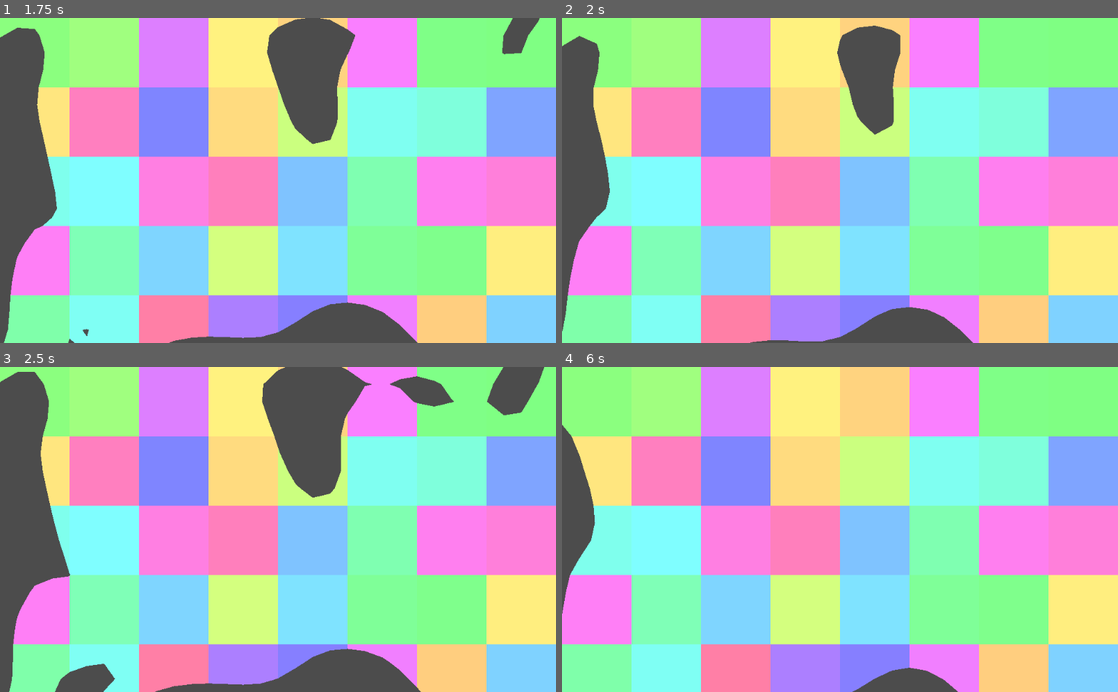
Above: before the commit, frames 1-4 (two rows, left to right).
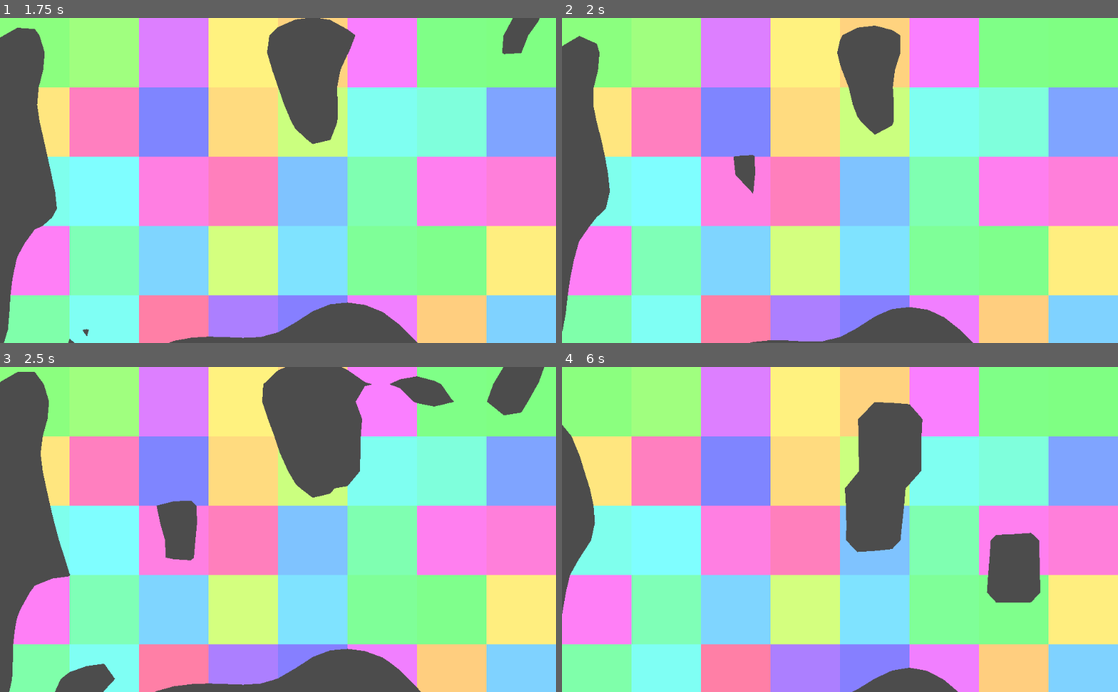
Above: after the commit, the same moments.

Repository: neutrongreen/Splosion
Game: Godot game, scene res://entitys/voxels/VoxelMap.tscn
The game is run twice, just before and just after one commit, with the same random seed, the same clock (stepped at 60 frames per second) and the same inputs. The engine's default icon, where the game draws it, is replaced by a stand-in: a white triangle on a blue panel in a dark square.
Inputs (mouse positions are in pixels of both pictures, inside the frame that each line leads up to):
- Up to frame 1 (1.75 s): tap Enter (ui_accept) at 0.5, 1.35, 1.52 s; move the mouse to (400, 164) at 0.52 s; hold Up (ui_up) 0.53-1.28 s; hold Enter (ui_accept) 0.53-1.28 s; move the mouse to (166, 196) at 1.27 s; hold Down (ui_down) from 1.28 s (still down)
- Up to frame 2 (2 s): keep holding Down (ui_down); tap Enter (ui_accept) at 1.82 s
- Up to frame 3 (2.5 s): move the mouse to (333, 458) at 2.02 s; release Down (ui_down) at 2.03 s; hold Up (ui_up) from 2.03 s (still down); hold Enter (ui_accept) from 2.03 s (still down)
- Up to frame 4 (6 s): move the mouse to (812, 594) at 2.77 s; release Enter (ui_accept) at 2.78 s; tap Enter (ui_accept) at 2.85, 3.02, 3.32, 4.35, 4.52, 4.82, 5.85 s; move the mouse to (1006, 578) at 3.52 s; release Up (ui_up) at 3.53 s; hold Enter (ui_accept) 3.53-4.28 s; hold Down (ui_down) 3.53-5.78 s; move the mouse to (673, 480) at 4.27 s; move the mouse to (867, 529) at 5.02 s; hold Enter (ui_accept) 5.03-5.78 s; move the mouse to (756, 448) at 5.77 s; hold Up (ui_up) from 5.78 s (still down)

Frame 1 is identical in both runs. In frame 2, 0.3% of the frame differs, in the area x 30-35%, y 42-55%; in frame 3, 1.9%; in frame 4, 6.7%, in the area x 50-87%, y 10-73%.

Commit message:
clenup and add terrain modifications unopitmizeds

Diff:
--- a/entitys/voxels/VoxelMap.gd
+++ b/entitys/voxels/VoxelMap.gd
@@ -4,6 +4,7 @@
 # Declare member variables here. Examples:
 # var a = 2
 # var b = "text"
+#http://jamie-wong.com/2014/08/19/metaballs-and-marching-squares/
 
 var noise = OpenSimplexNoise.new()
 
@@ -30,133 +31,24 @@
 	0,
 	1
 ]
-
-
-
-var colours = PoolColorArray([Color(255,255,255)])
-#http://jamie-wong.com/2014/08/19/metaballs-and-marching-squares/
-func interpolateVertsY(var v1, var v2, var vect1, var vect2):
-	vect1.y = vect1.y + ((SURFACE_LEVEL-v1)/(v2-v1))*(vect2.y - vect1.y)
-	vect1.y = clamp(vect1.y, 0, 1)
-	return vect1.y
-func interpolateVertsX(var v1, var v2, var vect1, var vect2):
-	vect1.x = vect1.x + ((SURFACE_LEVEL-v1)/(v2-v1))*(vect2.x - vect1.x)
-	vect1.x = clamp(vect1.x, 0, 1)
-	return vect1.x
-
-
-
 # Declare member variables here. Examples:
 # var a = 2
 # var b = "text"
 # Called when the node enters the scene tree for the first time.
 #flip axis commands
-func flip_x_axis(var vector):
-	if vector.x == 1:
-		vector.x = 0
-	elif vector.x == 0:
-		vector.x = 1
-	return vector
-
-func flip_y_axis(var vector):
-	if vector.y == 1:
-		vector.y = 0
-	elif vector.y == 0:
-		vector.y = 1
-	return vector
-
 #https://www.reddit.com/r/godot/comments/9qmjfj/remove_all_children/
 static func delete_children(node):
 	for n in node.get_children():
 		node.remove_child(n)
 		n.queue_free()
 
-#func get_shape(var VOXEL_DATA, var mappos):
-#	#set shape to voxel data shape
-#	var shape = SHAPE_LIST.SHAPES[VOXEL_DATA.SHAPE_ID]
-#	#for i in range of shape size
-#	for i in range(shape.size()):
-#		var tempvector = shape[i]
-#		#flip x axis
-#		if VOXEL_DATA.FLIP_X:
-#			tempvector = flip_x_axis(tempvector)
-#
-#		#flip y axis
-#		if VOXEL_DATA.FLIP_Y:
-#			tempvector = flip_y_axis(tempvector)
-#
-#		#apply interpolation if vertex is = edge
-#		for edge in VOXEL_DATA.INTERPOLATED_EDGES:
-#			if edge.x == i:
-#				var b = edges[edge.y][1]
-#				var d = edges[edge.y][0]
-#				if edgesaxis[edge.y] == 0:
-#					tempvector.x = interpolateVertsX(map[d.x + mappos.x][d.y + mappos.y],
-#					map[b.x + mappos.x][b.y + mappos.y], d, b)
-#				else:
-#					tempvector.y = interpolateVertsY(map[d.x + mappos.x][d.y + mappos.y],
-#					map[b.x + mappos.x][b.y + mappos.y], d, b)
-#				break
-#		tempvector += mappos
-#		tempvector *= TILE_SIZE
-#		#scale shape to needed size
-#		#if it is get scalar and mutiplay
-#		#set point to shape
-#		shape.set(i, tempvector)
-#	return shape
-
-#func generate_map():
-#	map = []
-#	polygons = []
-#	for x in range(MAP_SIZE.x):
-#		map.append([])
-#		for y in range(MAP_SIZE.y):
-#			map[x].append(noise.get_noise_2d(x, y) + 1)
-#	#polyonise
-#	for x in range(MAP_SIZE.x - 1):
-#		polygons.append([])
-#		for y in range(MAP_SIZE.y - 1):
-#			var polygon = null
-#			var voxid = 0
-#			#get location value
-#			if map[x][y] > SURFACE_LEVEL:
-#				voxid |= bitwise[0]
-#			if map[x+1][y] > SURFACE_LEVEL:
-#				voxid |= bitwise[1]
-#			if map[x][y+1] > SURFACE_LEVEL:
-#				voxid |= bitwise[2]
-#			if map[x+1][y+1] > SURFACE_LEVEL:
-#				voxid |= bitwise[3]
-#
-#			for i in VOXEL_TABLE:
-#				if i.points == voxid:
-#					polygon = get_shape(i, Vector2(x,y))
-#
-#			polygons[x].append(polygon)
-
-#	pass # Replace with function body.
-#
-#func generate_voxel(mappos):
-#	var polygon = null
-#	var voxid = 0
-#	#get location value
-#	if map[mappos.x][mappos.y] > SURFACE_LEVEL:
-#		voxid |= bitwise[0]
-#	if map[mappos.x+1][mappos.y] > SURFACE_LEVEL:
-#		voxid |= bitwise[1]
-#	if map[mappos.x][mappos.y+1] > SURFACE_LEVEL:
-#		voxid |= bitwise[2]
-#	if map[mappos.x+1][mappos.y+1] > SURFACE_LEVEL:
-#		voxid |= bitwise[3]
-#	for i in VOXEL_TABLE:
-#		if i.points == voxid:
-#			return get_shape(i, Vector2(mappos.x,mappos.y))
-func generate_map():
-	map = []
-	for x in range((MAP_SIZE.x*CHUNK_SIZE) + 1):
-		map.append([])
-		for y in range((MAP_SIZE.y*CHUNK_SIZE) + 1):
-			map[x].append(noise.get_noise_2d(x*MAP_SCALE, y*MAP_SCALE) + 1)
+func generate_map(persist):
+	if !persist:
+		map = []
+		for x in range((MAP_SIZE.x*CHUNK_SIZE) + 1):
+			map.append([])
+			for y in range((MAP_SIZE.y*CHUNK_SIZE) + 1):
+				map[x].append(noise.get_noise_2d(x*MAP_SCALE, y*MAP_SCALE) + 1)
 	if(!chunks):
 		for x in range(MAP_SIZE.x):
 			chunks.append([])
@@ -172,24 +64,25 @@
 
 
 
+#https://stackoverflow.com/questions/15856411/finding-all-the-points-within-a-circle-in-2d-space
+func circle_brush(mappos, r, strength):
+	for x in range(mappos.x - r, mappos.x + r):
+		var yspan = round(r*sin(acos((mappos.x-x)/r)));
+		print(yspan)
+		for y in range(mappos.y - yspan, mappos.y + yspan):
+			var i = Vector2(x, y)
+			if !((i.y > CHUNK_SIZE*MAP_SIZE.y) or i.y < 0) and !((i.x > CHUNK_SIZE*MAP_SIZE.x) or i.x < 0):
+				#update map location
+				map[i.x][i.y] -= strength
+				#(x, y), (x, ySym), (xSym , y), (xSym, ySym) are in the circle
+
 
 func _ready():
 	noise.seed = randi()
 	noise.octaves = 4
 	noise.period = 20.0
 	noise.persistence = 0.8
-	generate_map()
-
-
-
-#func _draw():
-#	for x in range(MAP_SIZE.x - 1):
-#		for y in range(MAP_SIZE.y - 1):
-#
-#			if(polygons[x][y]):
-#				var geo_invalid = Geometry.triangulate_polygon(polygons[x][y]).empty()
-#				if(!geo_invalid):
-#					draw_polygon(polygons[x][y], colours)
+	generate_map(false)
 
 
 # Called every frame. 'delta' is the elapsed time since the previous frame.
@@ -198,12 +91,21 @@
 func _process(delta):
 	if Input.is_action_pressed("ui_up"):
 		SURFACE_LEVEL += 0.1*delta
-		generate_map()
+		generate_map(true)
 	elif Input.is_action_pressed("ui_down"):
 		SURFACE_LEVEL -= 0.1*delta
-		generate_map()
+		generate_map(true)
 
 	if Input.is_action_just_pressed("ui_select"):
 		var tempball = Ball.instance()
 		tempball.position = get_global_mouse_position()
 		add_child(tempball)
+
+	if Input.is_action_pressed("ui_accept"):
+		var pos = get_global_mouse_position()
+		pos.x = round(pos.x/TILE_SIZE)
+		pos.y = round(pos.y/TILE_SIZE)
+		if pos.x < CHUNK_SIZE*MAP_SIZE.x and pos.x > 0:
+			if pos.y < CHUNK_SIZE*MAP_SIZE.y and pos.y > 0:
+				circle_brush(pos, 2, 0.8*delta)
+				generate_map(true)
--- a/project.godot
+++ b/project.godot
@@ -32,6 +32,15 @@
 
 [input]
 
+ui_accept={
+"deadzone": 0.5,
+"events": [ Object(InputEventKey,"resource_local_to_scene":false,"resource_name":"","device":0,"alt":false,"shift":false,"control":false,"meta":false,"command":false,"pressed":false,"scancode":16777221,"unicode":0,"echo":false,"script":null)
+, Object(InputEventKey,"resource_local_to_scene":false,"resource_name":"","device":0,"alt":false,"shift":false,"control":false,"meta":false,"command":false,"pressed":false,"scancode":16777222,"unicode":0,"echo":false,"script":null)
+, Object(InputEventKey,"resource_local_to_scene":false,"resource_name":"","device":0,"alt":false,"shift":false,"control":false,"meta":false,"command":false,"pressed":false,"scancode":32,"unicode":0,"echo":false,"script":null)
+, Object(InputEventJoypadButton,"resource_local_to_scene":false,"resource_name":"","device":0,"button_index":0,"pressure":0.0,"pressed":false,"script":null)
+, Object(InputEventMouseButton,"resource_local_to_scene":false,"resource_name":"","device":0,"alt":false,"shift":false,"control":false,"meta":false,"command":false,"button_mask":0,"position":Vector2( 0, 0 ),"global_position":Vector2( 0, 0 ),"factor":1.0,"button_index":2,"pressed":false,"doubleclick":false,"script":null)
+ ]
+}
 ui_select={
 "deadzone": 0.5,
 "events": [ Object(InputEventKey,"resource_local_to_scene":false,"resource_name":"","device":0,"alt":false,"shift":false,"control":false,"meta":false,"command":false,"pressed":false,"scancode":32,"unicode":0,"echo":false,"script":null)
